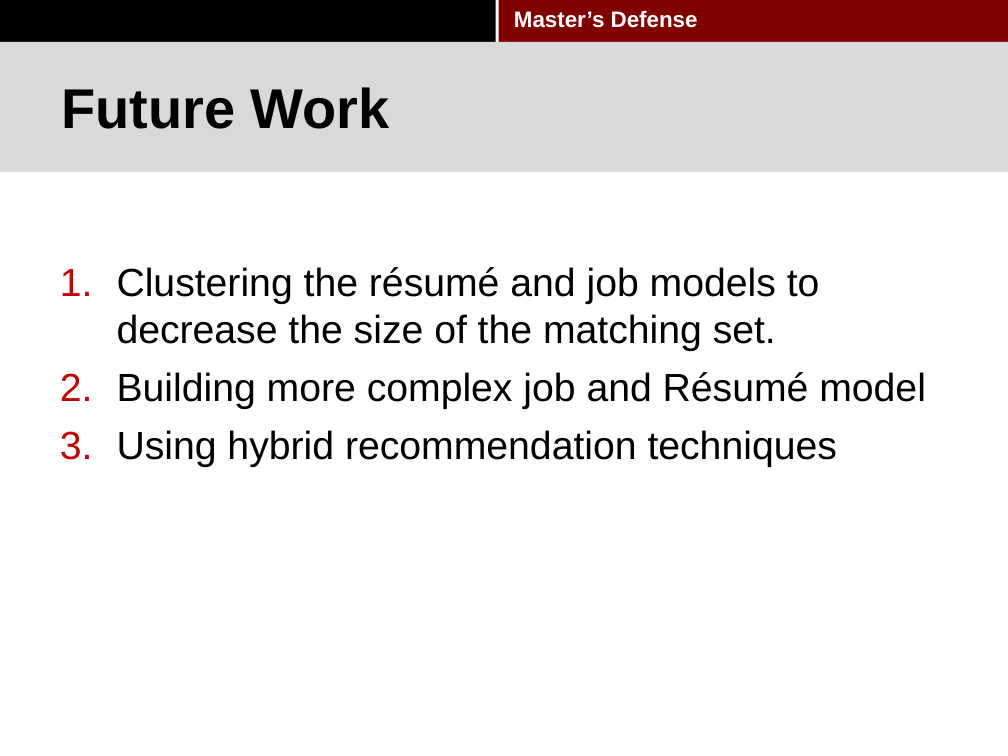
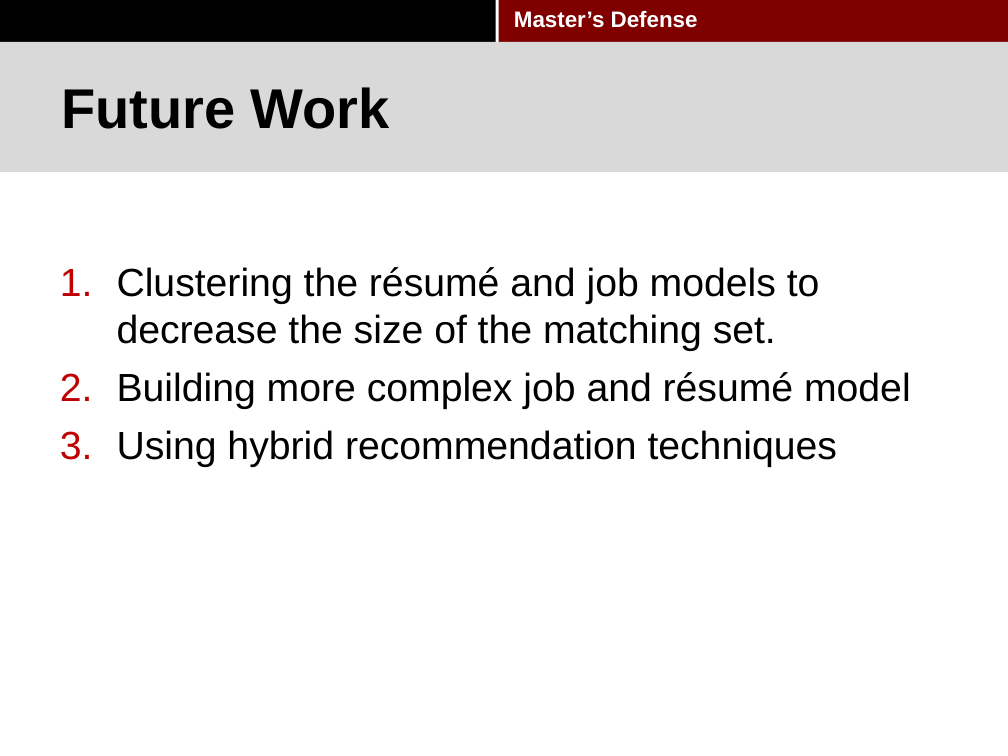
Before and after one commit to pkushiqiang/thesis, a slide deck: slide 76 of media/Master's thesis-2.pptx. Drawn at 1008x756 pixels with LibreOffice and Linux fonts; fonts in the diff are those of the drawing; background and template pictures are left out. Boxes give left, top, right and bottom in pixels: in the first picture for what was removed or moved away, otherwise in the second. Text is boxed around its words. In the diff, an @@ line names an element or a change of style, - is before the commit and + after.

Commit message:
update

```diff
--- a/media/Master's thesis-2.pptx
+++ b/media/Master's thesis-2.pptx
@@ text at bbox=[117, 372, 911, 409]: text changed @@
-2. Building more complex job and Résumé model
+2. Building more complex job and résumé model
```
Also in this commit, not shown: 6 other slides changed.
